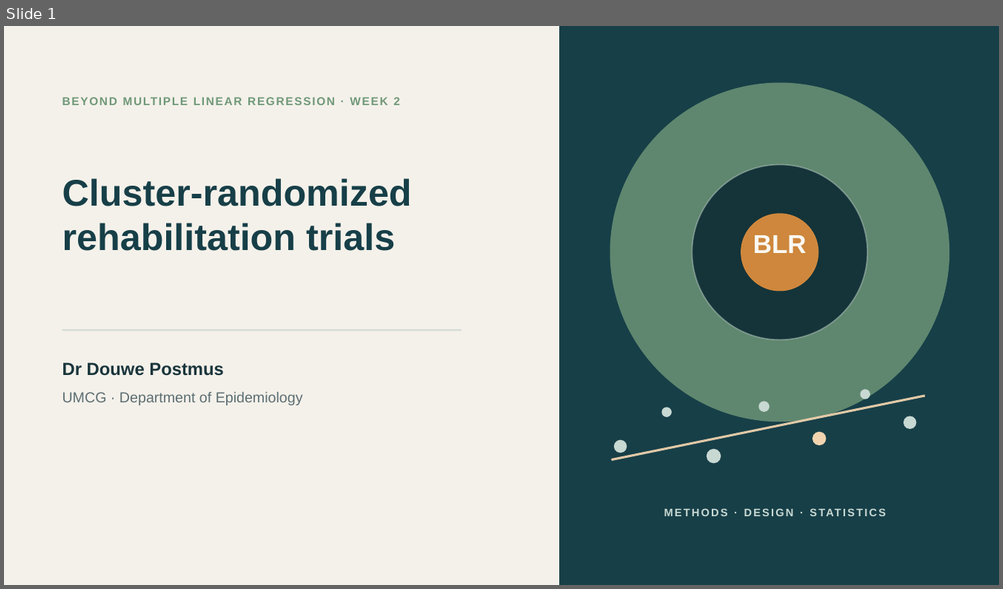
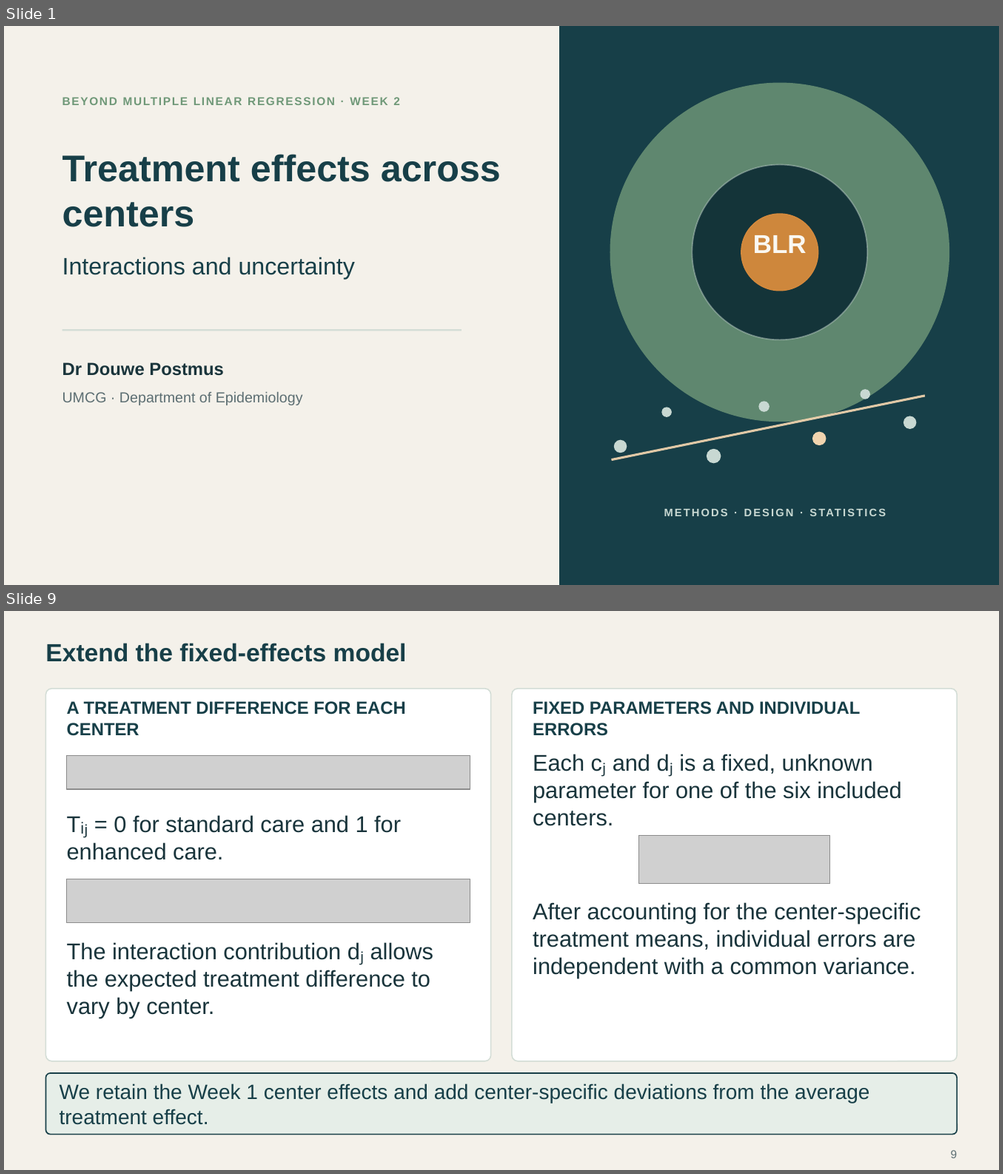
Before and after one commit to Postmus/BeyondMLR, a slide deck: lectures_2627/week2/Beyond_MLR_Week_2.pptx. Shown one above the other, each under a label of ours: slide 1 before the commit, slides 1 and 9 after it; the slides between them are not shown. The pictures are 1003x589 and 1003x1174 pixels, drawn with LibreOffice and Linux fonts; fonts in the diff are those of the drawing; grey boxes stand for pictures. Boxes give left, top, right and bottom in pixels: in the first picture for what was removed or moved away, otherwise in the second. Text is boxed around its words. In the diff, an @@ line names an element or a change of style, - is before the commit and + after.

Commit message:
Develop Week 2 lecture on treatment interactions and uncertainty

```diff
--- a/lectures_2627/week2/Beyond_MLR_Week_2.pptx
+++ b/lectures_2627/week2/Beyond_MLR_Week_2.pptx
@@ slide 9 added at (4,611,999,1170), background #F4F1EA @@
@@ text added at (45,643,407,662), 24 pt, text #173F48, bold @@
+Extend the fixed-effects model
@@ rounded rectangle added at (45,689,490,1062), fill #FFFFFF, outline #D3DDD6 1.1 pt @@
@@ rounded rectangle added at (512,689,956,1062), fill #FFFFFF, outline #D3DDD6 1.1 pt @@
@@ text added at (67,701,406,736), 17 pt, text #173F48, bold @@
+A TREATMENT DIFFERENCE FOR EACH CENTER
@@ text added at (532,701,859,736), 17 pt, text #173F48, bold @@
+FIXED PARAMETERS AND INDIVIDUAL ERRORS
@@ picture added at (67,756,470,789) @@
@@ text added at (532,754,901,826), 22 pt, text #19343B @@
+Each cⱼ and dⱼ is a fixed, unknown parameter for one of the six included centers.
@@ text added at (67,815,401,860), 22 pt, text #19343B @@
+Tᵢⱼ = 0 for standard care and 1 for enhanced care.
@@ picture added at (638,835,830,884) @@
@@ picture added at (67,880,470,923) @@
@@ text added at (532,903,920,979), 22 pt, text #19343B @@
+After accounting for the center-specific treatment means, individual errors are independent with a common variance.
@@ text added at (67,943,433,1018), 22 pt, text #19343B @@
+The interaction contribution dⱼ allows the expected treatment difference to vary by center.
@@ rounded rectangle added at (45,1073,957,1135), fill #E6EEE8, outline #173F48 1.2 pt @@
@@ text added at (60,1084,869,1125), 20 pt, text #173F48 @@
+We retain the Week 1 center effects and add center-specific deviations from the average treatment effect.
@@ page number added at (950,1150,957,1159), 11 pt, text #5C6E72 @@
+9
@@ slide 1 changed as well @@
@@ text at (62,154,501,227): text changed @@
-Cluster-randomized rehabilitation trials
+Treatment effects across centers
@@ text added at (62,257,355,279), 23 pt, text #173F48 @@
+Interactions and uncertainty
```
Also in this commit, not shown: 24 other slides added, 8 slides removed, 53 other files.
